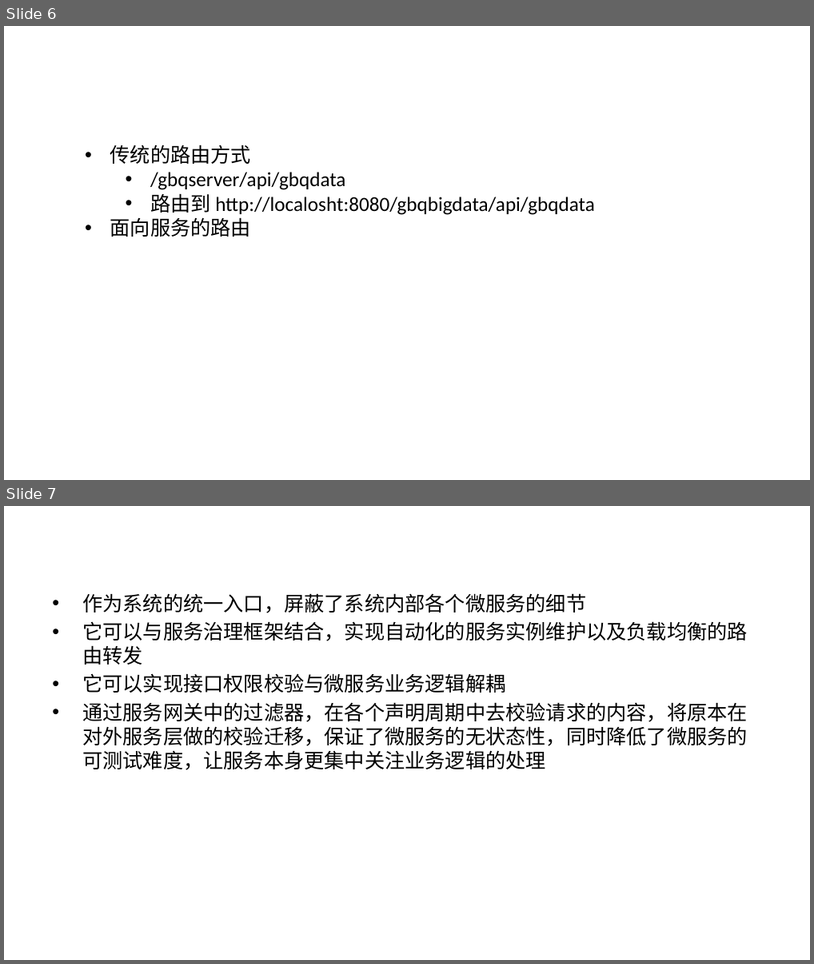
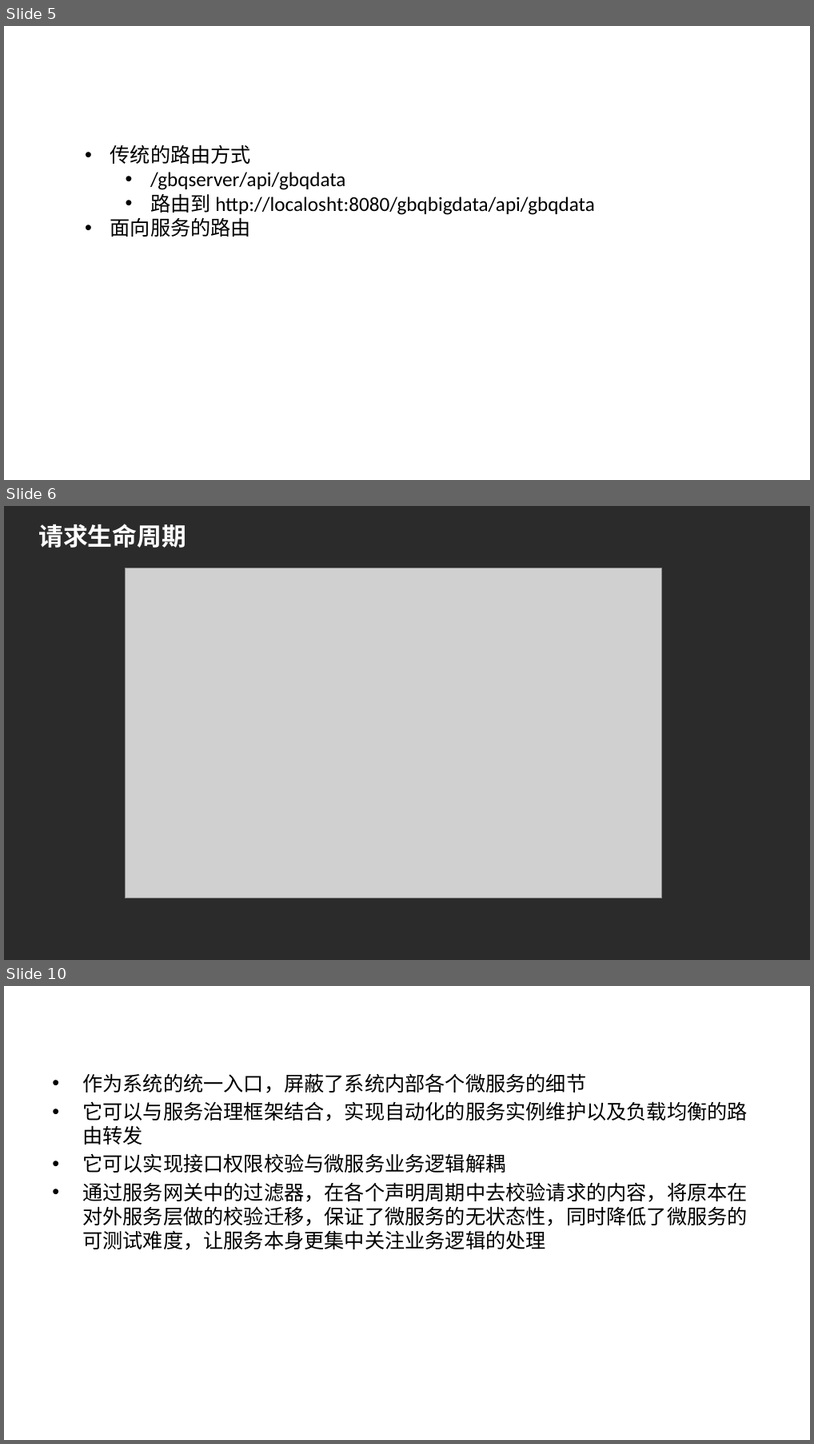
Before and after one commit to hlniceguy/spring-cloud-demo, a slide deck: doc/Spring Cloud Zuul.pptx. Shown one above the other, each under a label of ours: slides 6 and 7 before the commit, slides 5, 6 and 10 after it; the slides between them are not shown. The pictures are 814x964 and 814x1444 pixels, drawn with LibreOffice and Linux fonts; fonts in the diff are those of the drawing; grey boxes stand for pictures; background and template pictures are left out; a plain dark background stands for a picture behind light text. Boxes give left, top, right and bottom in pixels: in the first picture for what was removed or moved away, otherwise in the second. Text is boxed around its words. In the diff, an @@ line names an element or a change of style, - is before the commit and + after.

```diff
--- a/doc/Spring Cloud Zuul.pptx
+++ b/doc/Spring Cloud Zuul.pptx
@@ slide 6 added at (4, 506, 810, 960), background picture (left out) @@
@@ title added at (38, 524, 186, 548), 22 pt, text #FFFFFF, bold @@
+请求生命周期
@@ picture added at (125, 568, 662, 898) @@
@@ what was slide 6 is now slide 5 @@
@@ what was slide 7 is now slide 10 @@
```
Also in this commit, not shown: 3 slides changed, 10 other slides added, 2 slides removed, 2 other files.
